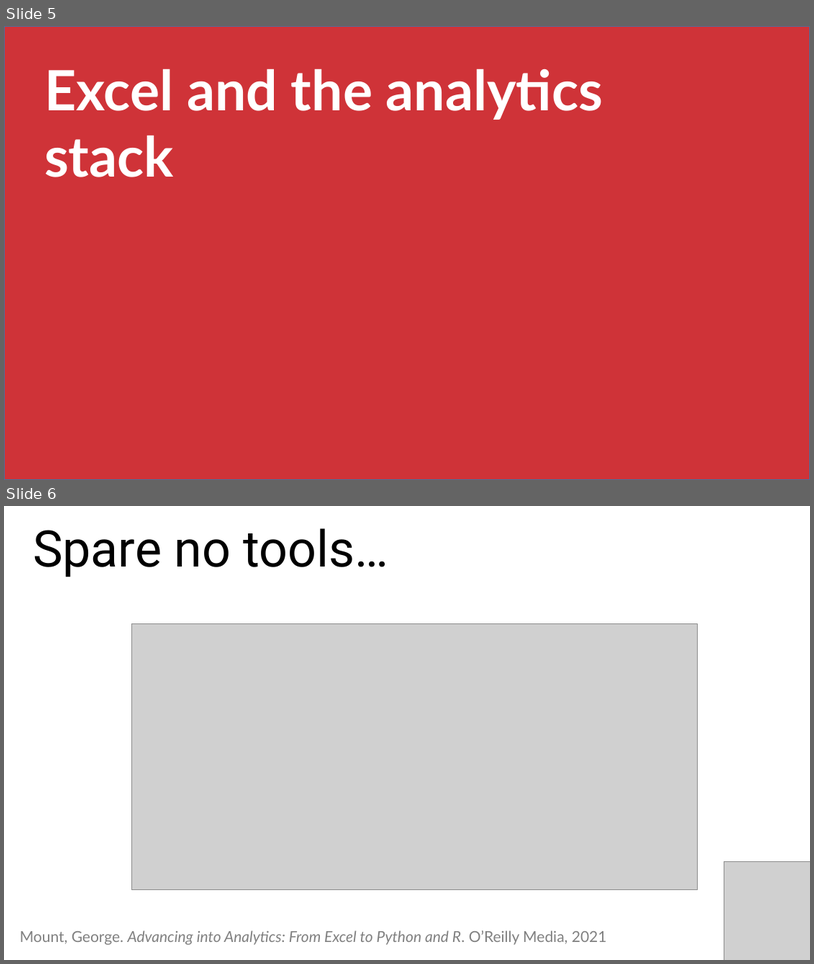
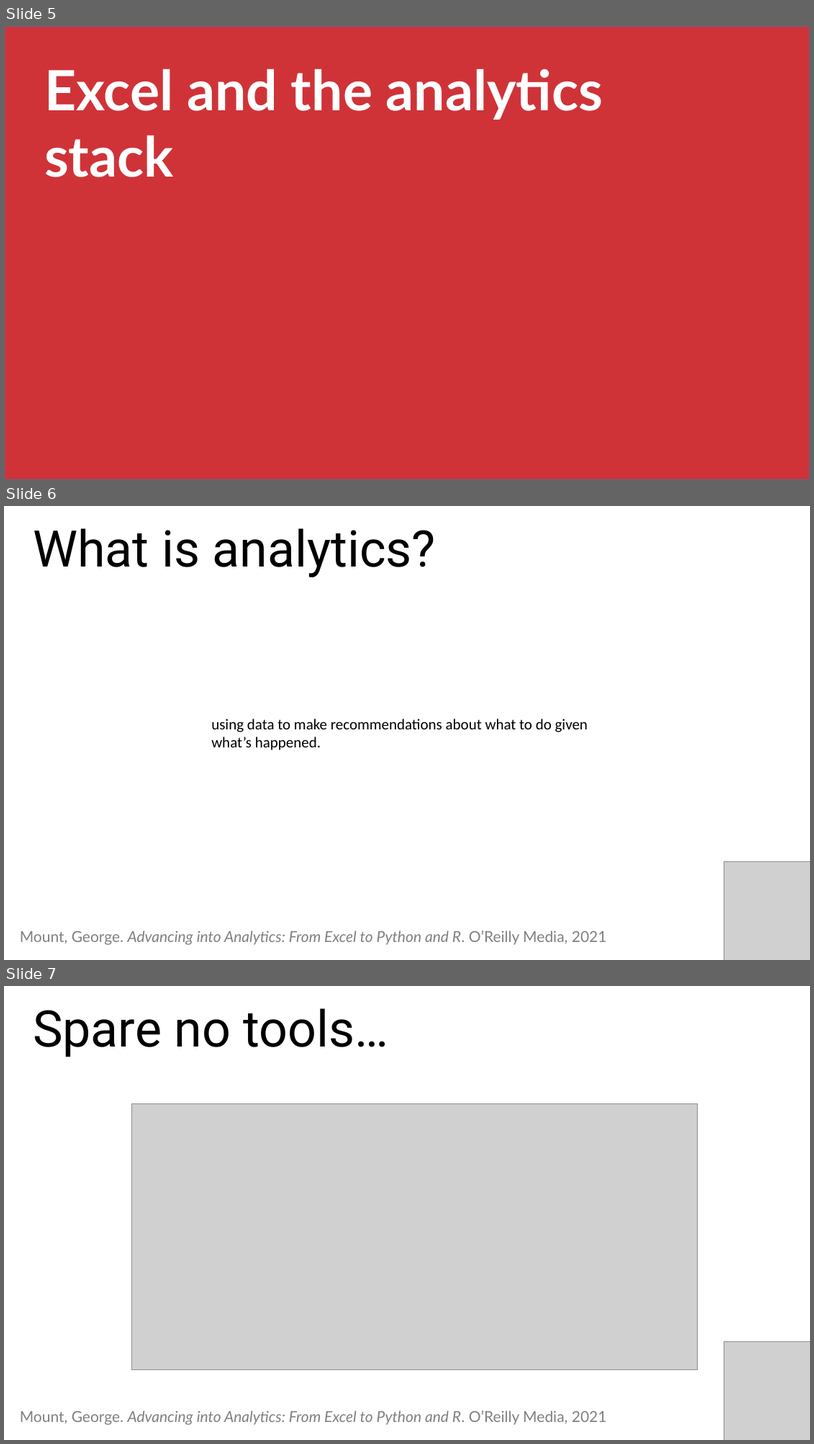
Before and after one commit to stringfestdata/london-excel, a slide deck: advancing-into-analytics-london-meetup.pptx. Shown one above the other, each under a label of ours: slides 5 and 6 before the commit, slides 5, 6 and 7 after it. The pictures are 814x964 and 814x1444 pixels, drawn with LibreOffice and Linux fonts; fonts in the diff are those of the drawing; grey boxes stand for pictures. Boxes give left, top, right and bottom in pixels: in the first picture for what was removed or moved away, otherwise in the second. Text is boxed around its words. In the diff, an @@ line names an element or a change of style, - is before the commit and + after.

```diff
--- a/advancing-into-analytics-london-meetup.pptx
+++ b/advancing-into-analytics-london-meetup.pptx
@@ slide 6 added at (4,506,810,960), background #FFFFFF @@
@@ text added at (33,528,436,577), 60 pt, text #000000 @@
+What is analytics?
@@ text added at (211,718,588,750), 18 pt, text #000000 @@
+using data to make recommendations about what to do given what’s happened.
@@ picture added at (725,861,810,960) @@
@@ text added at (20,930,607,944), 18 pt, text #808080, italic @@
+Mount, George. Advancing into Analytics: From Excel to Python and R. O’Reilly Media, 2021
@@ what was slide 6 is now slide 7 @@
```
Also in this commit, not shown: 6 slides changed, 5 other slides added, 1 slide removed, 5 other files.
